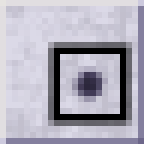
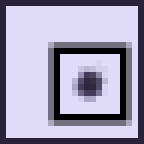
Layers edited between the first and the second (144, 144) image:
removed layer "Noise-10%" (was luminosity, 10%) over [6, 6, 138, 138]
painted on "Base" over [0, 0, 144, 144]
